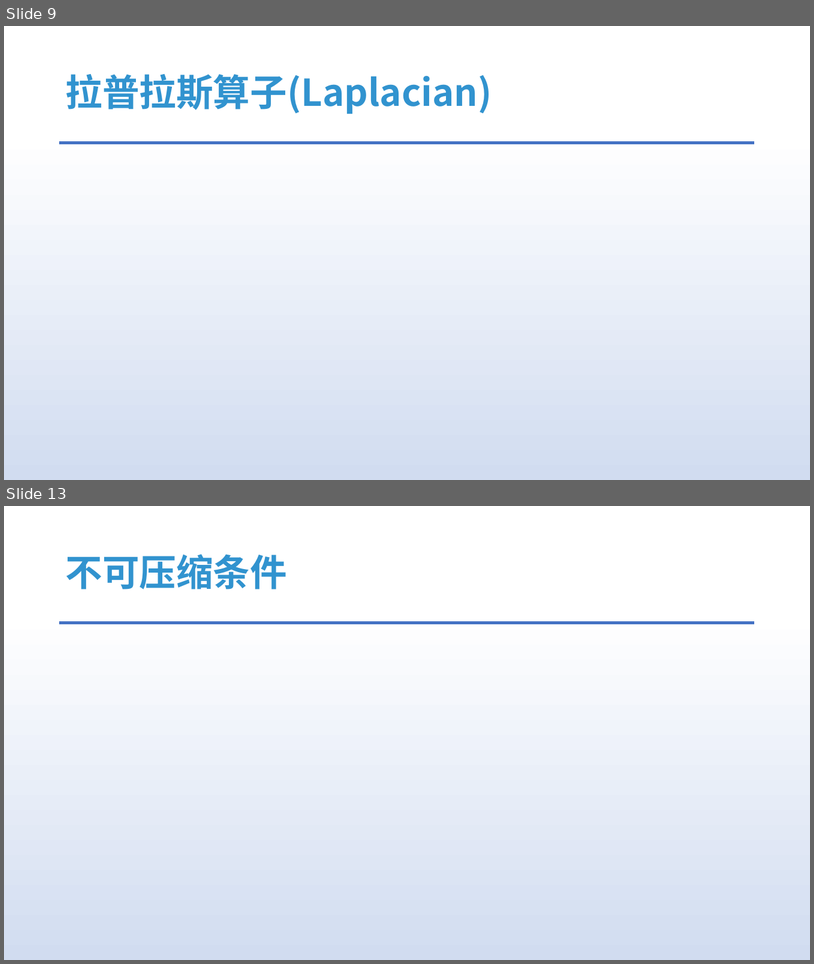
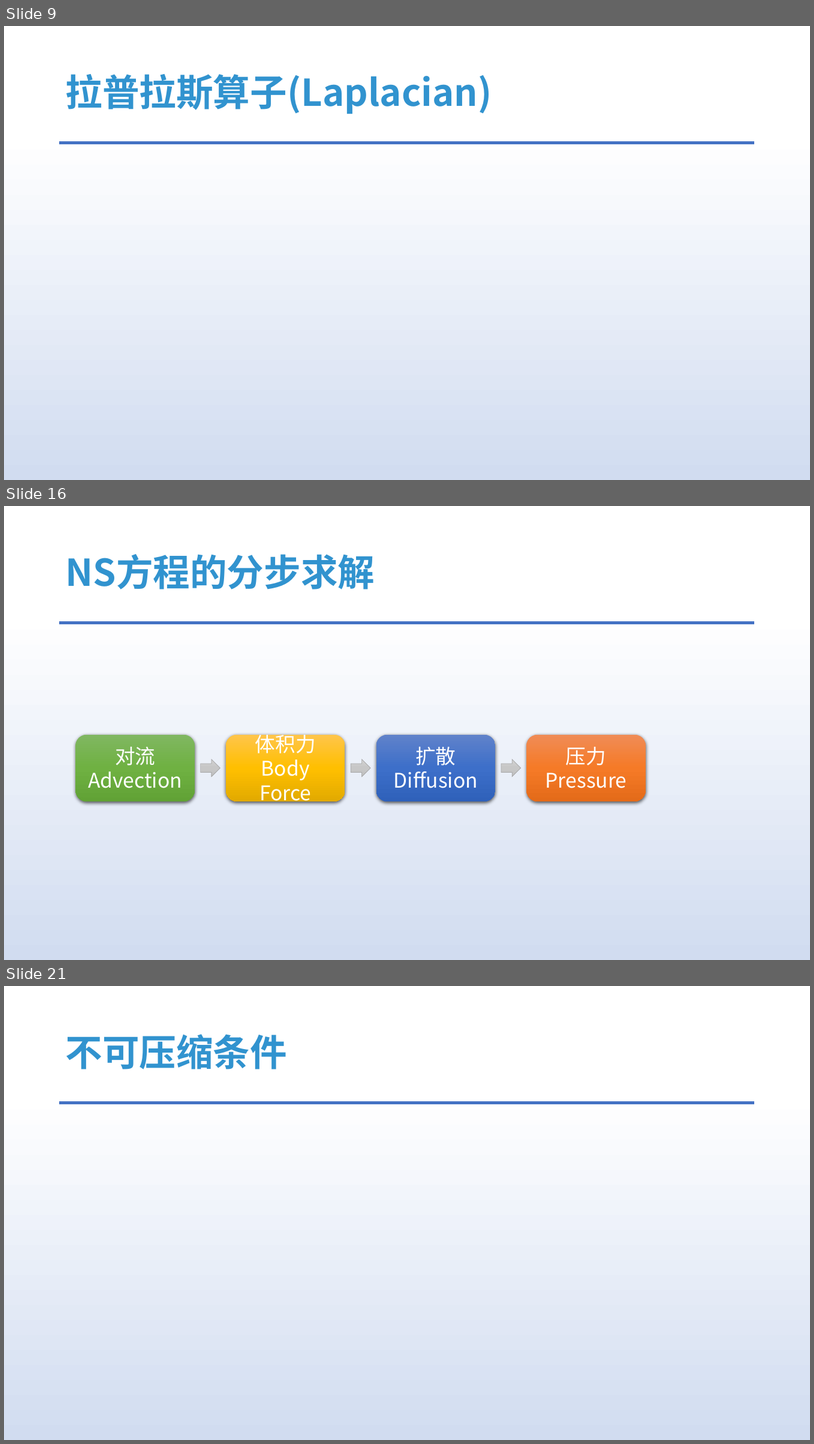
Before and after one commit to answerear/UnityFluid, a slide deck: doc/流体模拟入门分享.pptx. Shown one above the other, each under a label of ours: slides 9 and 13 before the commit, slides 9, 16 and 21 after it; the slides between them are not shown. The pictures are 814x964 and 814x1444 pixels, drawn with LibreOffice and Linux fonts; fonts in the diff are those of the drawing; grey boxes stand for pictures. Boxes give left, top, right and bottom in pixels: in the first picture for what was removed or moved away, otherwise in the second. Text is boxed around its words. In the diff, an @@ line names an element or a change of style, - is before the commit and + after.

```diff
--- a/doc/流体模拟入门分享.pptx
+++ b/doc/流体模拟入门分享.pptx
@@ slide 16 added at (4, 506, 810, 960), background gradient #FFFFFF to #D1DCF0 to #DAE3F3 to #ABC0E4 to #BECEEA to #C7D5ED; not listed: 1 template element that a slide beside it also shows @@
@@ title added at (65, 554, 375, 589), 44 pt, text #3193CF, bold @@
+NS方程的分步求解
@@ group added at (76, 735, 646, 801): 4 rounded rectangles, 3 right arrows @@
+对流
+Advection
+体积力
+Body Force
+扩散
+Diffusion
+压力
+Pressure
@@ what was slide 13 is now slide 21 @@
```
Also in this commit, not shown: 3 slides changed, 9 other slides added, 1 slide removed.
